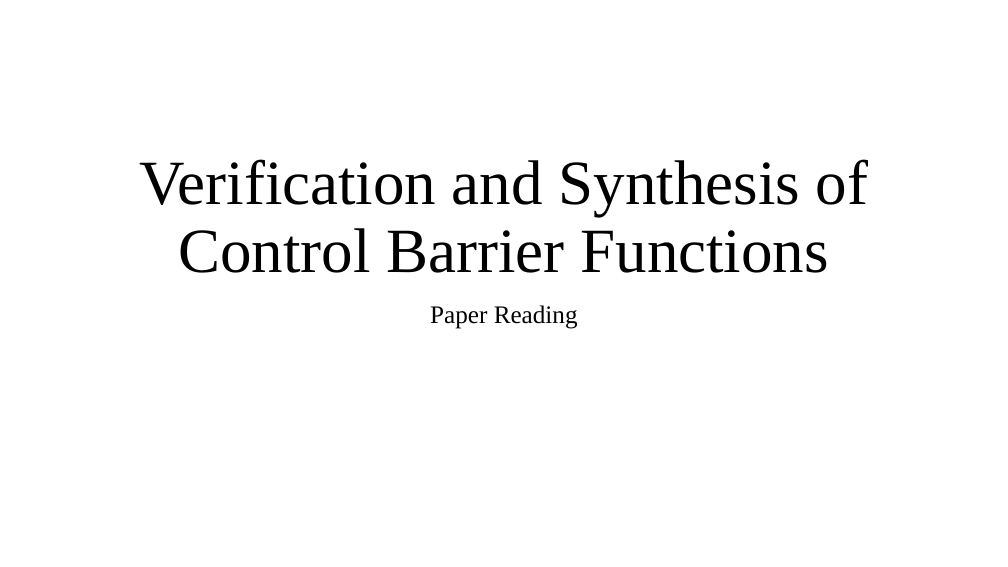
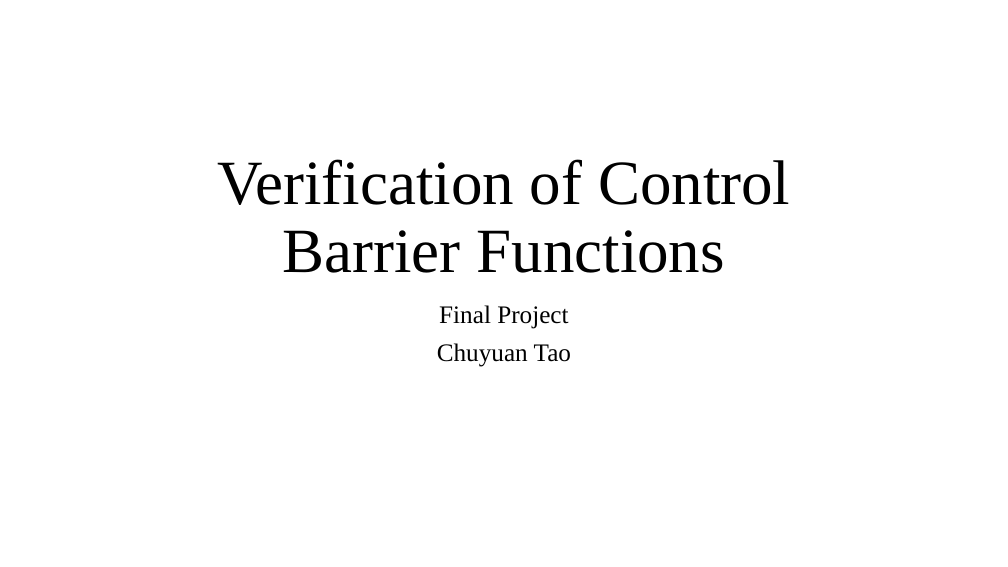
Before and after one commit to tcy1998/consensus-cbf, a slide deck: slide 1 of CBF_verify/CBF_verify.pptx. Drawn at 1008x567 pixels with LibreOffice and Linux fonts; fonts in the diff are those of the drawing. Boxes give left, top, right and bottom in pixels: in the first picture for what was removed or moved away, otherwise in the second. Text is boxed around its words. In the diff, an @@ line names an element or a change of style, - is before the commit and + after.

```diff
--- a/CBF_verify/CBF_verify.pptx
+++ b/CBF_verify/CBF_verify.pptx
@@ title at (217,159,790,273): text changed @@
-Verification and Synthesis of Control Barrier Functions
+Verification of Control Barrier Functions
@@ subtitle at (437,305,571,367): text changed @@
-Paper Reading
+Final Project
+Chuyuan Tao
```
Also in this commit, not shown: 3 other slides changed, 9 slides added, 2 slides removed, 12 other files.
